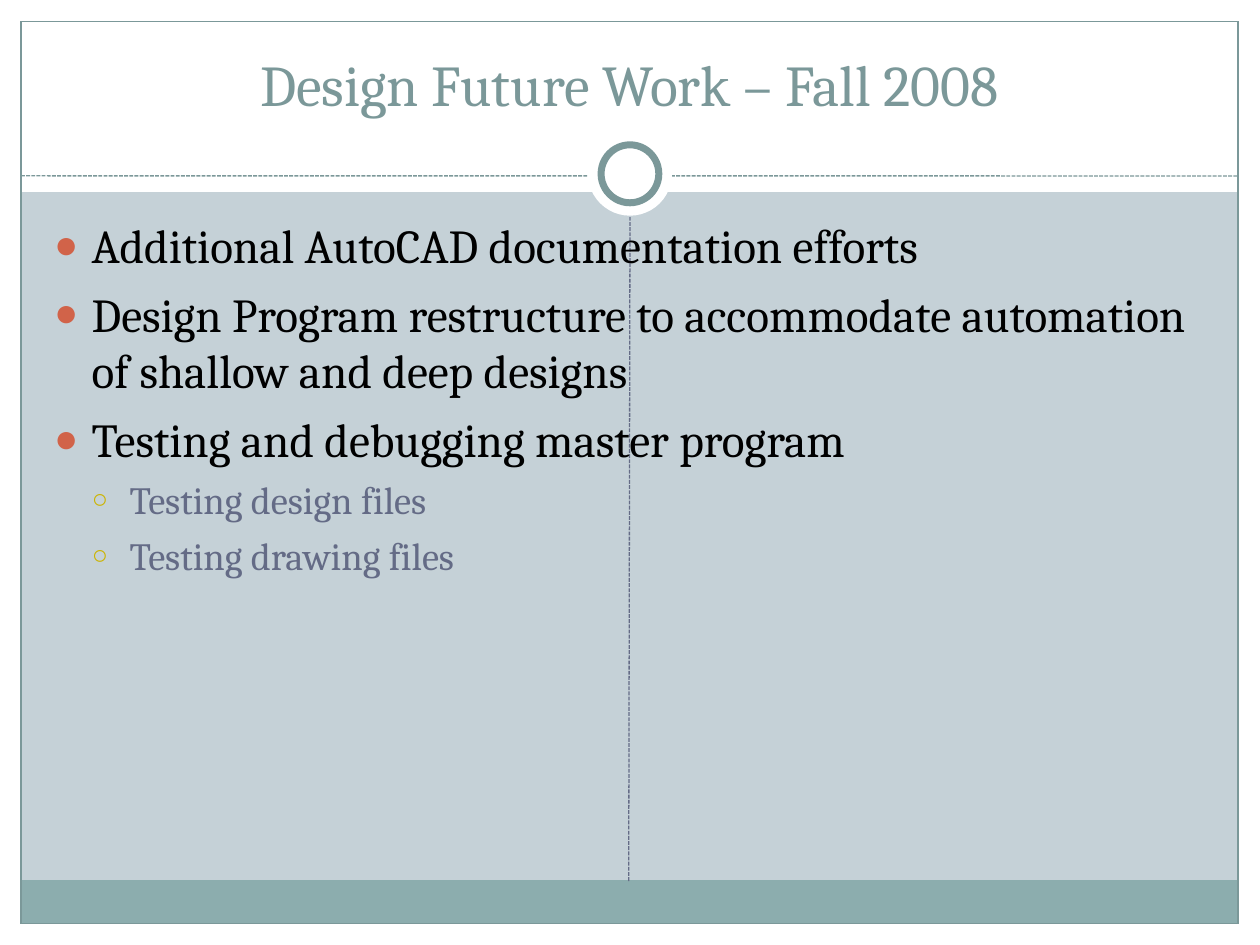
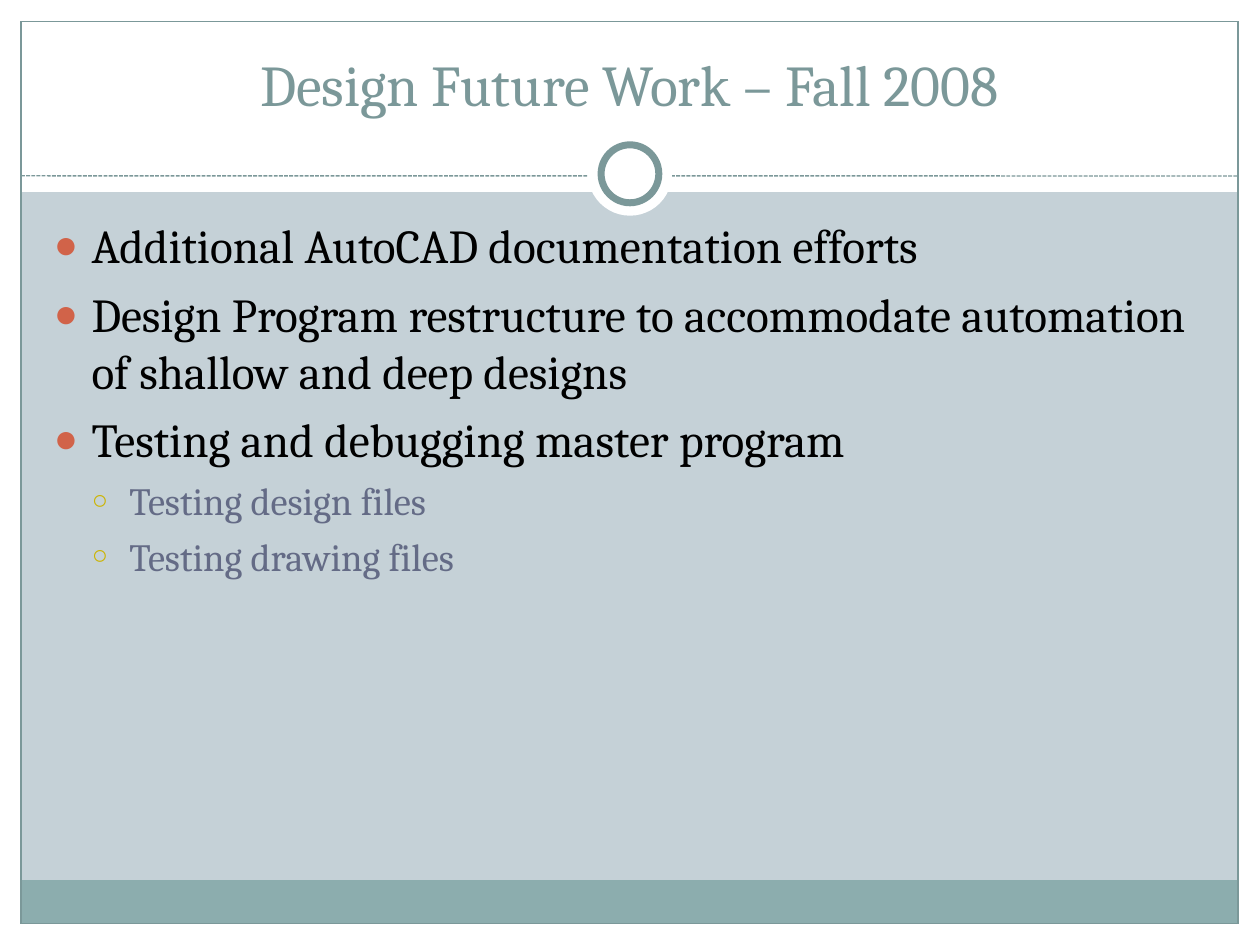
Before and after one commit to AguaClara/mathcad, a slide deck: slide 35 of Automated Design/AutoCAD Help (Documentation)/Automated Design.ppt. Drawn at 1260x945 pixels with LibreOffice and Linux fonts; fonts in the diff are those of the drawing. Boxes give left, top, right and bottom in pixels: in the first picture for what was removed or moved away, otherwise in the second. Text is boxed around its words. In the diff, an @@ line names an element or a change of style, - is before the commit and + after.

```diff
--- a/Automated Design/AutoCAD Help (Documentation)/Automated Design.ppt
+++ b/Automated Design/AutoCAD Help (Documentation)/Automated Design.ppt
@@ text "Additional AutoCAD documentation efforts" rewrapped from (92,220,1186,579) to (92,229,1185,580) @@
@@ line removed from (629, 881) to (630, 217) @@
```
Also in this commit, not shown: 20 other slides changed, 3 slides added, 3 slides removed.
